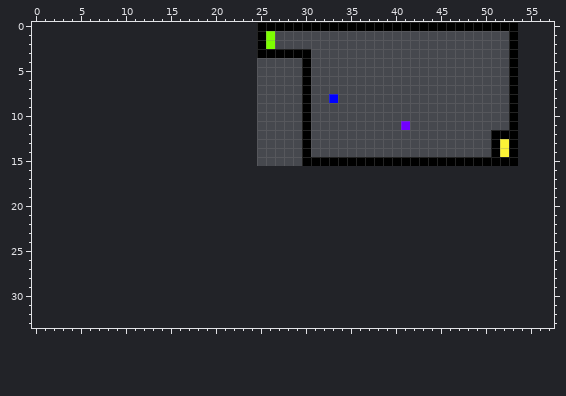
Pixel-art file, stored at Resources/Level_3.aseprite. The picture above was drawn from the file before the commit.
29x16 pixels, 1 frame. The old version is drawn lined up with the new one, on the new canvas.
New version:
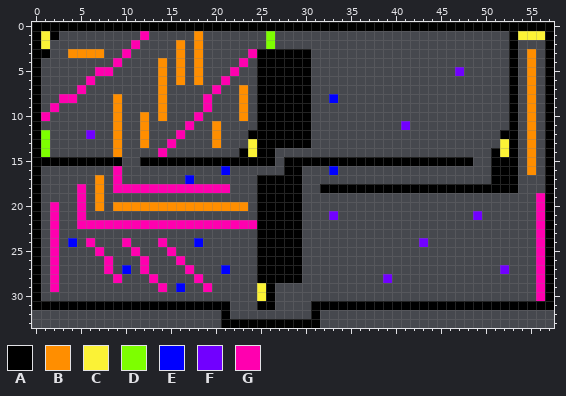
Palette (. is transparent): A #000000  B #ff8e00  C #fbf236  D #7dff00  E #0000ff  F #7100ff  G #ff00af
What changed:
canvas 29x16 -> 58x34, the old top-left corner now at 25,0
@@ x 0..57 @@
- 0 .........................AAAAAAAAAAAAAAAAAAAAAAAAAAAAA....
- 1 .........................AD..........................A....
- 2 .........................AD..........................A....
- 3 .........................AAAAAA......................A....
- 4 ..............................A......................A....
- 5 ..............................A......................A....
- 6 ..............................A......................A....
- 7 ..............................A......................A....
- 8 ..............................A..E...................A....
- 9 ..............................A......................A....
-10 ..............................A......................A....
-11 ..............................A..........F...........A....
-12 ..............................A....................AAA....
-13 ..............................A....................ACA....
-14 ..............................A....................ACA....
-15 ..............................AAAAAAAAAAAAAAAAAAAAAAAA....
-16 ..........................................................
-17 ..........................................................
-18 ..........................................................
-19 ..........................................................
-20 ..........................................................
-21 ..........................................................
-22 ..........................................................
-23 ..........................................................
-24 ..........................................................
-25 ..........................................................
-26 ..........................................................
-27 ..........................................................
-28 ..........................................................
-29 ..........................................................
-30 ..........................................................
-31 ..........................................................
-32 ..........................................................
-33 ..........................................................
+ 0 AAAAAAAAAAAAAAAAAAAAAAAAAAAAAAAAAAAAAAAAAAAAAAAAAAAAAAAAAA
+ 1 ACA.........G.....B.......D..........................ACCCA
+ 2 AC.........G....B.B.......D..........................A...A
+ 3 AA..BBBB..G.....B.B.....GAAAAAA......................A.B.A
+ 4 A........G....B.B.B....G.AAAAAA......................A.B.A
+ 5 A......GG.....B.B.B...G..AAAAAA................F.....A.B.A
+ 6 A.....G.......B.B.B..G...AAAAAA......................A.B.A
+ 7 A....G........B.....G..B.AAAAAA......................A.B.A
+ 8 A..GG....B....B....G...B.AAAAAA..E...................A.B.A
+ 9 A.G......B....B....G...B.AAAAAA......................A.B.A
+10 AG.......B..B.B...G....B.AAAAAA......................A.B.A
+11 A........B..B....G..B....AAAAAA..........F...........A.B.A
+12 AD....F..B..B...G...B...AAAAAAA.....................AA.B.A
+13 AD.......B..B..G....B...CAAAAAA.....................CA.B.A
+14 AD.......B....G........ACAA........................ACA.B.A
+15 AAAAAAAAAA..AAAAAAAAAAAAAAA.AAAAAAAAAAAAAAAAAAAAA..AAA.B.A
+16 A........G...........E......AA...E.................AAA.B.A
+17 A......B.G.......E.......AAAAA.....................AAA...A
+18 A....G.B.GGGGGGGGGGGGG...AAAAA..AAAAAAAAAAAAAAAAAAAAAA...A
+19 A....G.B.................AAAAA..........................GA
+20 A.G..G.B.BBBBBBBBBBBBBBB.AAAAA..........................GA
+21 A.G..G...................AAAAA...F...............F......GA
+22 A.G..GGGGGGGGGGGGGGGGGGGGAAAAA..........................GA
+23 A.G......................AAAAA..........................GA
+24 A.G.E.G...G...G...E......AAAAA.............F............GA
+25 A.G....G...G...G.........AAAAA..........................GA
+26 A.G.....G...G...G........AAAAA..........................GA
+27 A.G.....G.E.G....G...E...AAAAA......................F...GA
+28 A.G......G...G....G......AAAAA.........F................GA
+29 A.G...........G.E..G.....CA.............................GA
+30 A........................CA.............................GA
+31 AAAAAAAAAAAAAAAAAAAAAA...AA....AAAAAAAAAAAAAAAAAAAAAAAAAAA
+32 .....................A.........A..........................
+33 .....................AAAAAAAAAAA..........................
Pixel boxes of the changes (left, top, right, bottom) in both pictures:
changed: (32, 22, 554, 328)
